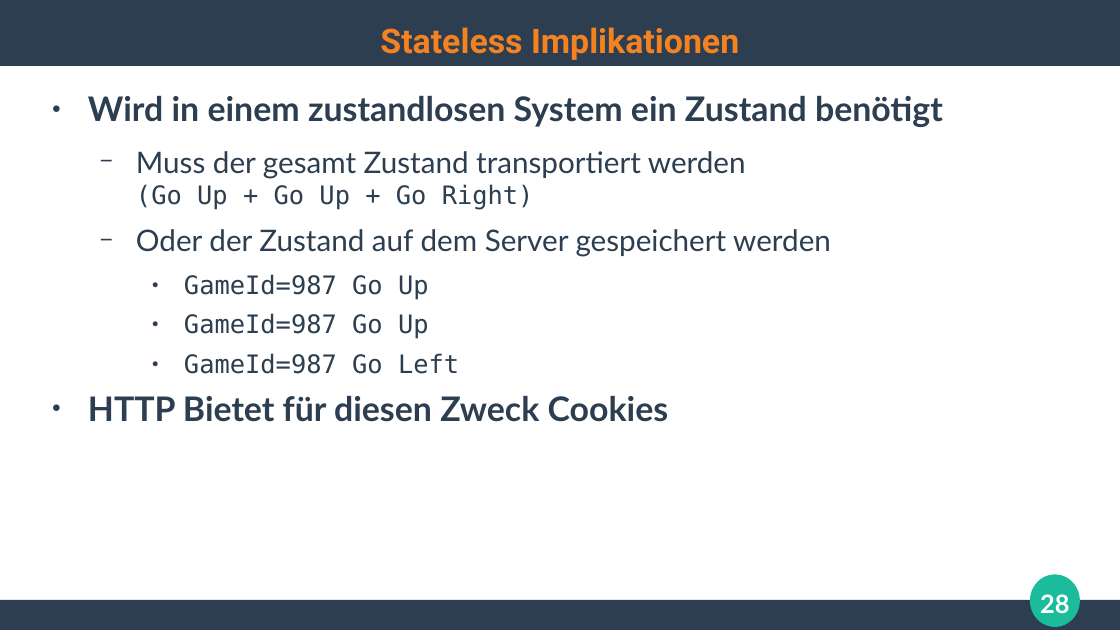
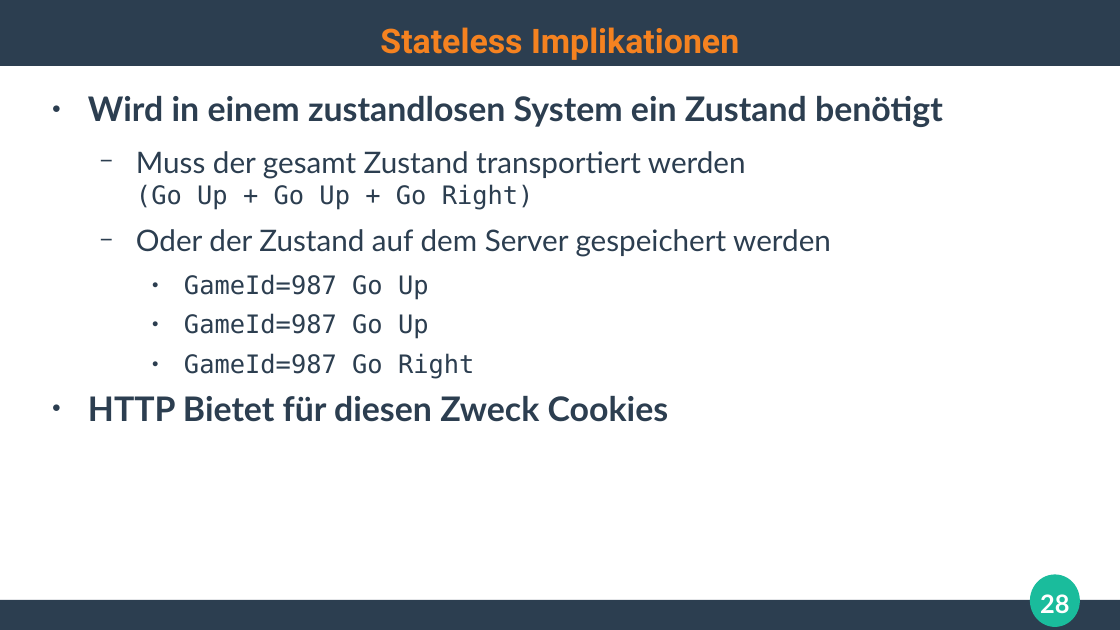
Before and after one commit to ghandmann/HS-AlbSig-WebAnwendungen2, a slide deck: slide 28 of Kapitel/02_HTTP.odp. Drawn at 1120x630 pixels with LibreOffice and Linux fonts; fonts in the diff are those of the drawing. Boxes give left, top, right and bottom in pixels: in the first picture for what was removed or moved away, otherwise in the second. Text is boxed around its words. In the diff, an @@ line names an element or a change of style, - is before the commit and + after.

Commit message:
minor typos

```diff
--- a/Kapitel/02_HTTP.odp
+++ b/Kapitel/02_HTTP.odp
@@ text at box(184, 353, 474, 379): text changed @@
-    ● GameId=987 Go Left
+    ● GameId=987 Go Right
```
Also in this commit, not shown: 2 other slides changed.
